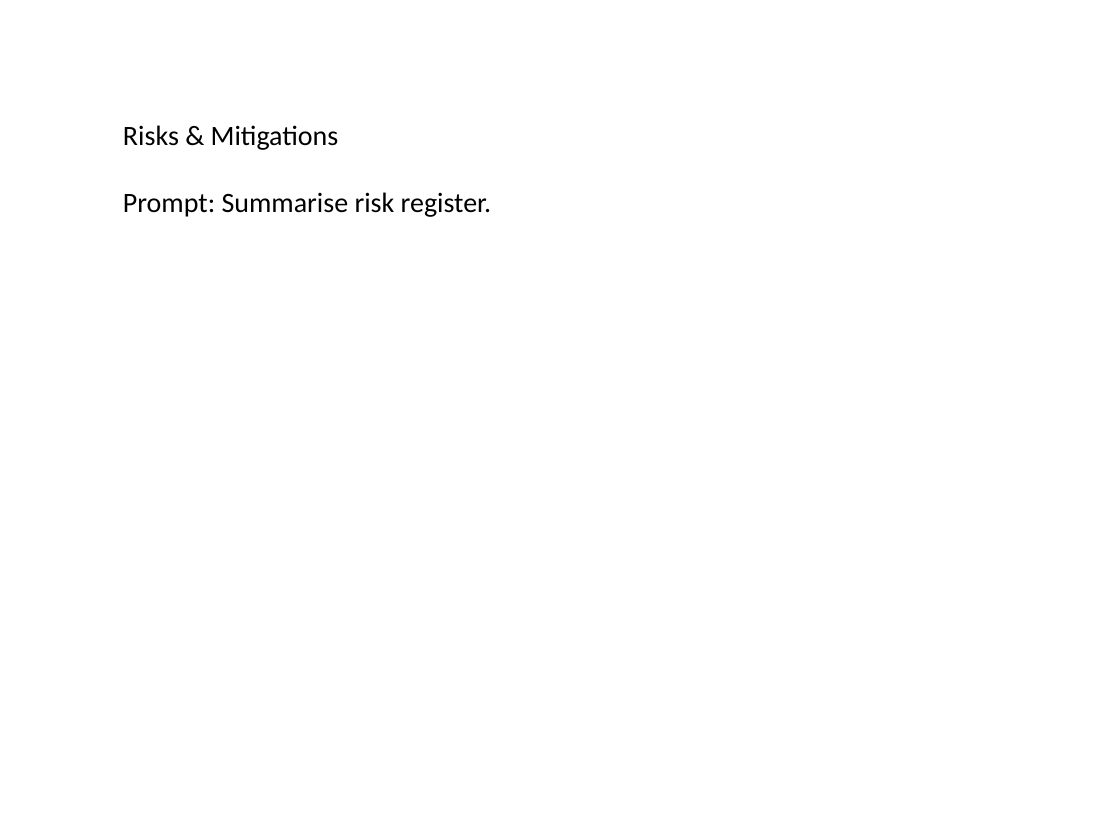
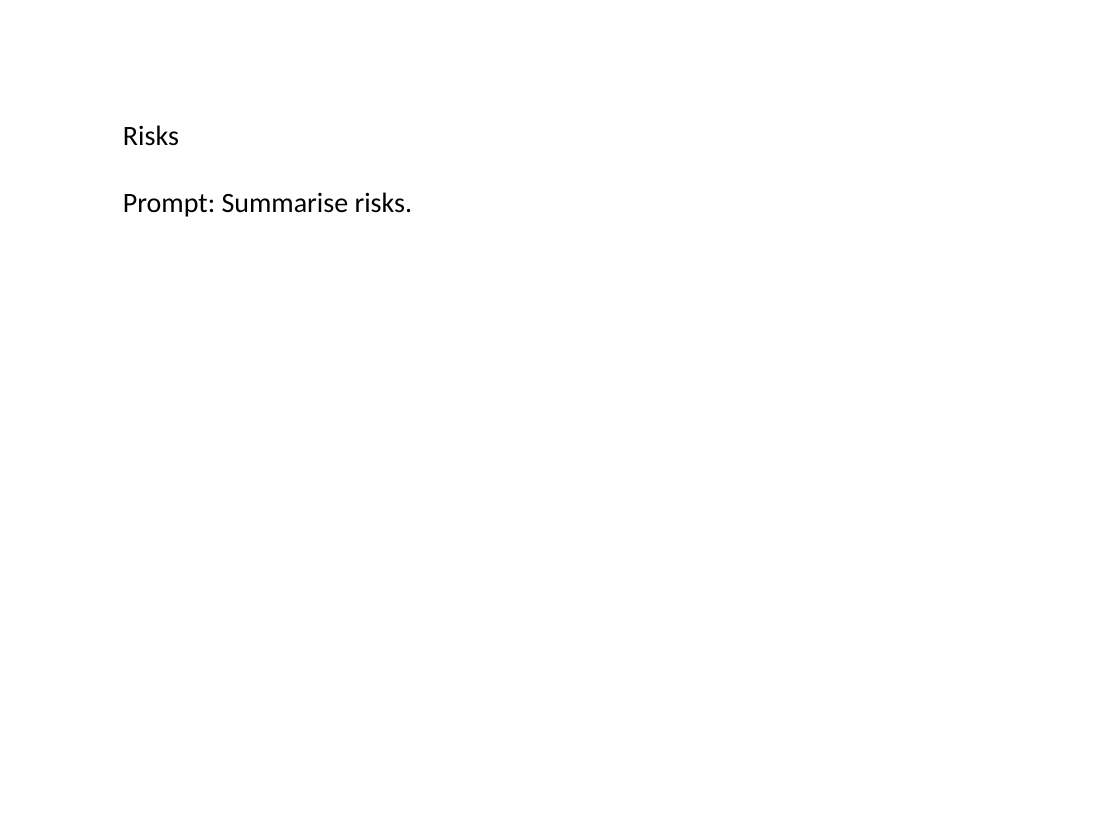
Before and after one commit to ashu16815/ElevateCopilot, a slide deck: slide 4 of public/elevatecopilot_resources_detailed/ppt-templates.pptx. Drawn at 1120x840 pixels with LibreOffice and Linux fonts; fonts in the diff are those of the drawing. Boxes give left, top, right and bottom in pixels: in the first picture for what was removed or moved away, otherwise in the second. Text is boxed around its words. In the diff, an @@ line names an element or a change of style, - is before the commit and + after.

Commit message:
feat: Complete resource library with all enriched files
- Updated all 10 resource files with real content
- PDF files: playbooks, cheatsheets, checklists, recipes, briefs, plans
- Office files: Excel calculator, Word prompts, PowerPoint templates
- All files now contain actual enriched content (not placeholders)
- Resource library fully operational with downloadable content
- Ready for production deployment on Vercel

```diff
--- a/public/elevatecopilot_resources_detailed/ppt-templates.pptx
+++ b/public/elevatecopilot_resources_detailed/ppt-templates.pptx
@@ text at (123,125,413,217): text changed @@
-Risks & Mitigations
-Prompt: Summarise risk register.
+Risks
+Prompt: Summarise risks.
```
Also in this commit, not shown: 4 other slides changed, 9 other files.
